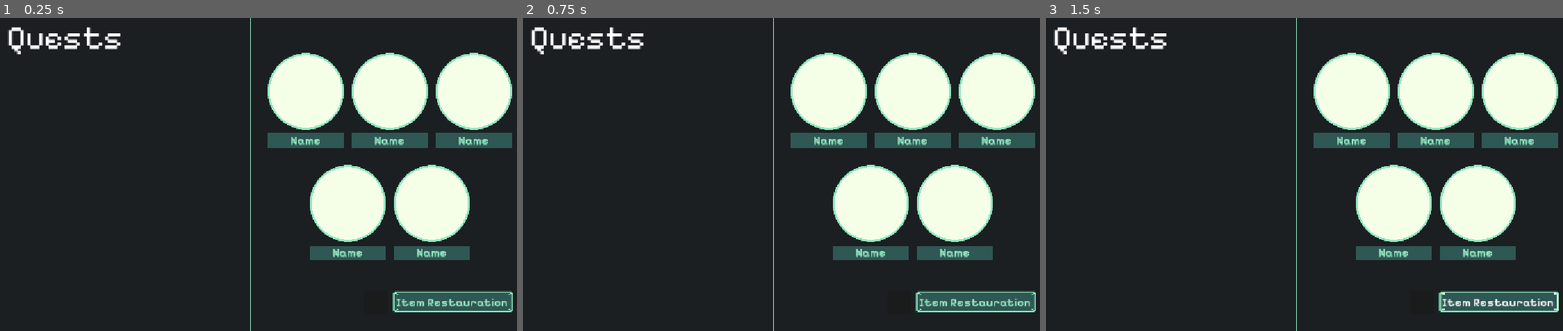
Above: before the commit, frames 1-3 (left to right).
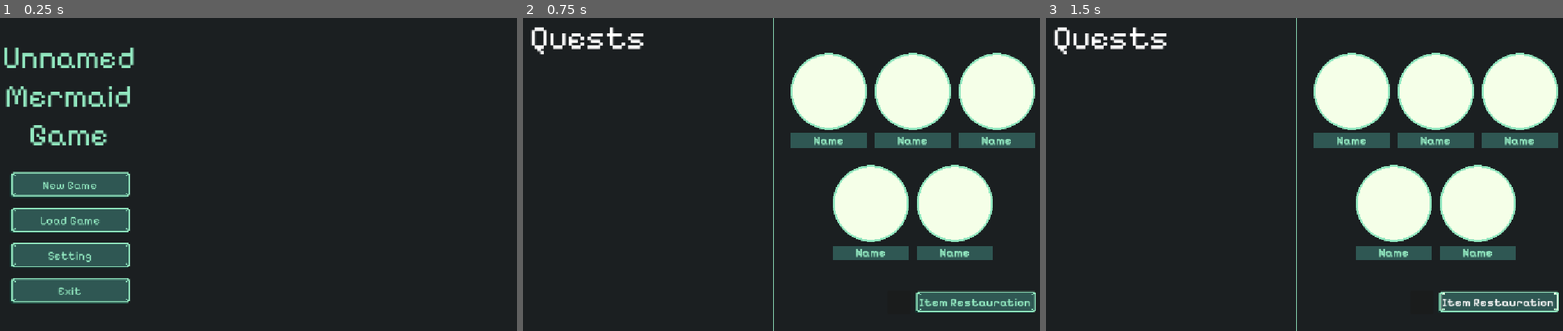
Above: after the commit, the same moments.

Repository: LenaCichewitz/GameJam
Game: Godot game, scene res://scenes/main_scene.tscn
Same seed, same stepped clock (60 frames per second), same inputs: the game is played once before the commit and once after it.
Inputs (mouse positions are in pixels of both pictures, inside the frame that each line leads up to):
- Up to frame 1 (0.25 s): no input
- Up to frame 2 (0.75 s): click (595, 183) at 0.5 s, where only the run after the commit has a clickable "New Game"
- Up to frame 3 (1.5 s): click "Item Restauration" at 1.25 s

The runs differ from the first frame. In frame 1, 29% of the frame differs, in the area x 0-100%, y 0-100%; in frame 2, nothing differs; in frame 3, nothing differs.

Commit message:
Add new connection for main scene

Diff:
--- a/scenes/main_scene.tscn
+++ b/scenes/main_scene.tscn
@@ -3,7 +3,7 @@
 [ext_resource type="PackedScene" uid="uid://bnmw2hsv5qxvm" path="res://scenes/quests/quest_manager.tscn" id="1_7ykc4"]
 [ext_resource type="PackedScene" uid="uid://d1qofgb7ly6ev" path="res://scenes/mermaids/mermaid_manager.tscn" id="3_gubc5"]
 [ext_resource type="PackedScene" uid="uid://cw88yy8x6b340" path="res://scenes/ui/management_root.tscn" id="3_pu3yx"]
-[ext_resource type="PackedScene" path="res://main_menu.tscn" id="4_pu3yx"]
+[ext_resource type="PackedScene" uid="uid://01r313regslk" path="res://scenes/ui/main_menu.tscn" id="4_pu3yx"]
 
 [node name="MainScene" type="Node" unique_id=577158869]
 process_mode = 3
